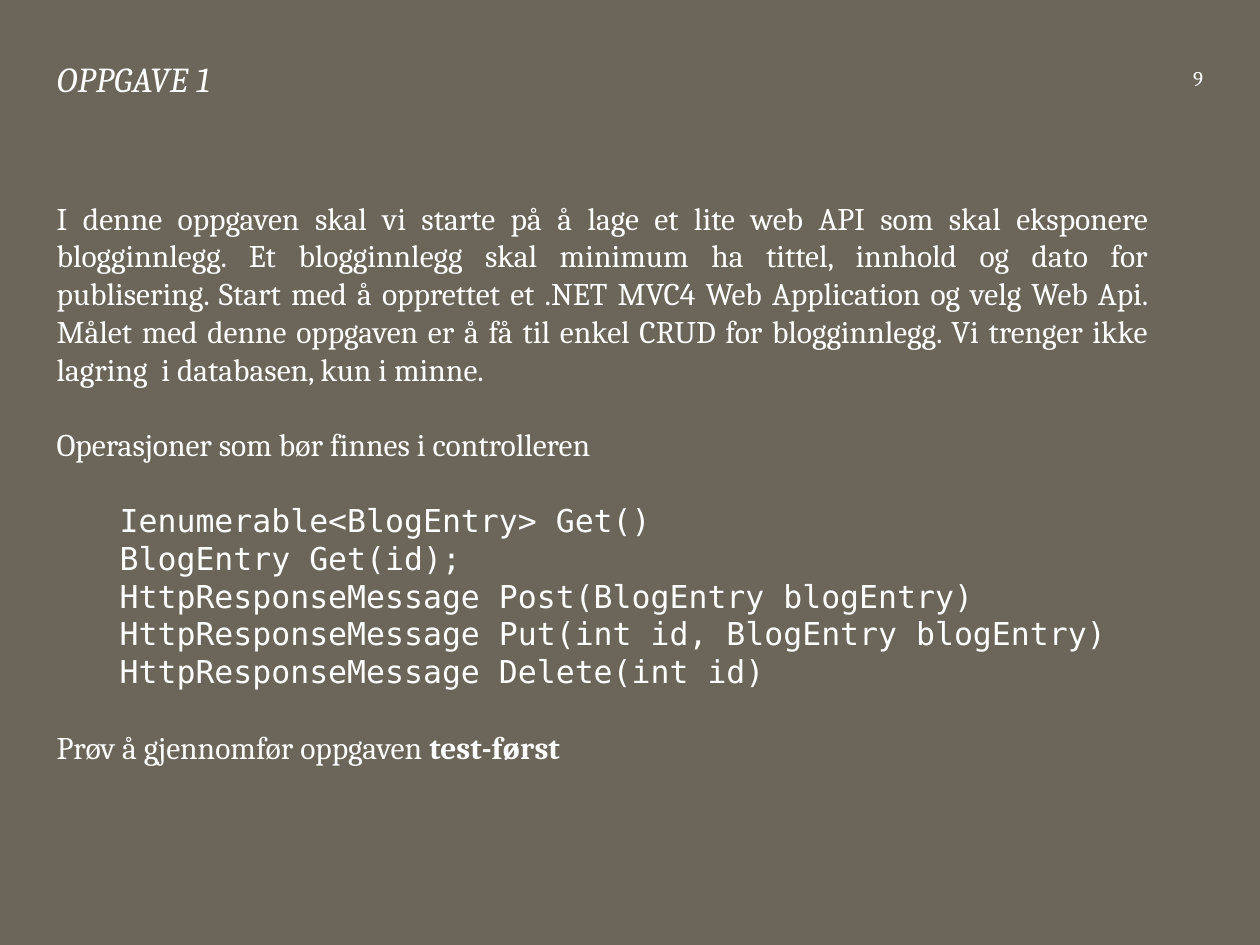
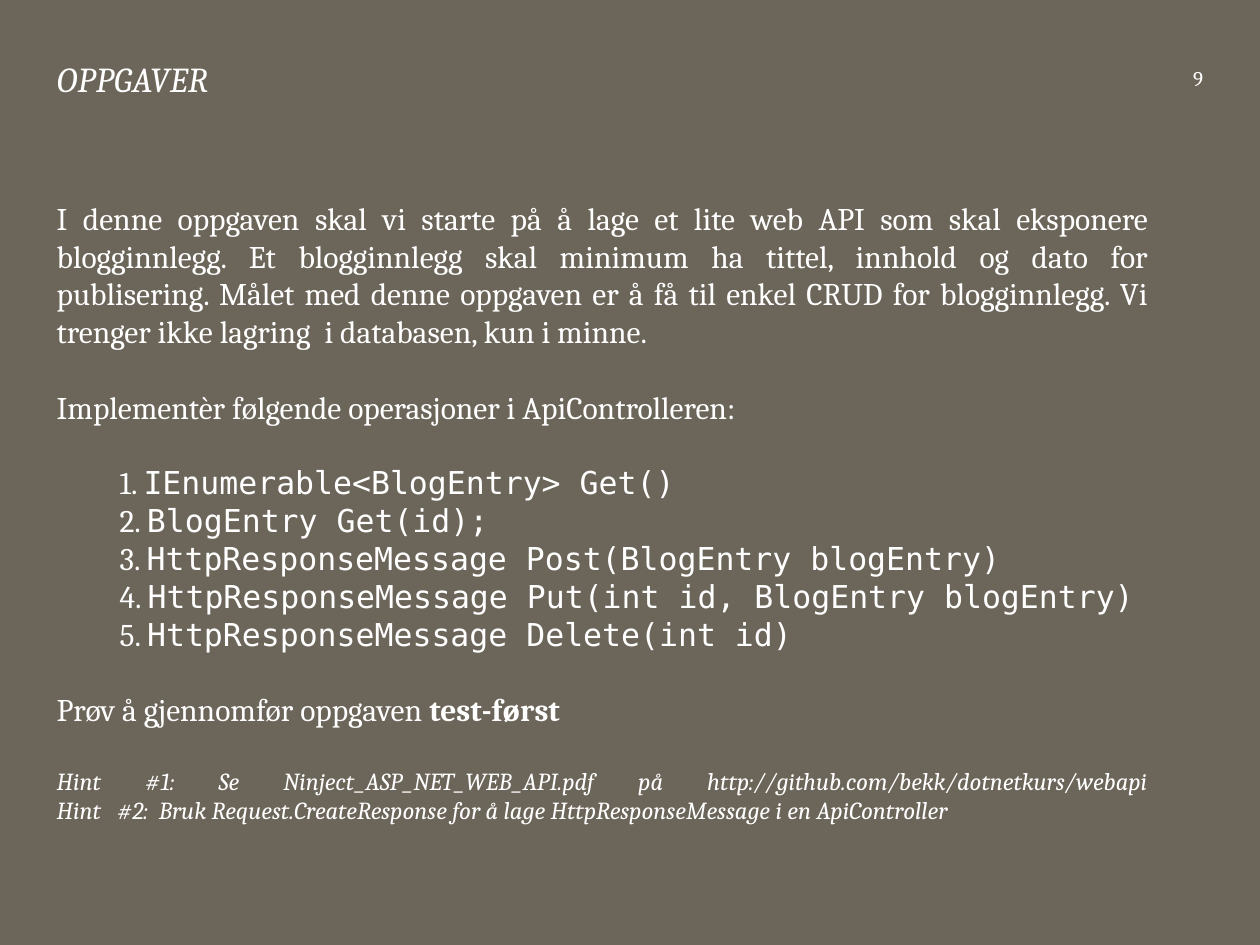
Before and after one commit to bekk/dotnetkurs, a slide deck: slide 9 of webapi/WebAPI.pptx. Drawn at 1260x945 pixels with LibreOffice and Linux fonts; fonts in the diff are those of the drawing. Boxes give left, top, right and bottom in pixels: in the first picture for what was removed or moved away, otherwise in the second. Text is boxed around its words. In the diff, an @@ line names an element or a change of style, - is before the commit and + after.

```diff
--- a/webapi/WebAPI.pptx
+++ b/webapi/WebAPI.pptx
@@ title at <box>57,68,208,93</box>: text changed @@
-OPPGAVE 1
+OPPGAVER
@@ text at <box>57,208,1148,653</box>: text changed @@
-I denne oppgaven skal vi starte på å lage et lite web API som skal eksponere blogginnlegg. Et blogginnlegg skal minimum ha tittel, innhold og dato for publisering. Start med å opprettet et .NET MVC4 Web Application og velg Web Api. Målet med denne oppgaven er å få til enkel CRUD for blogginnlegg. Vi trenger ikke lagring i databasen, kun i minne.
-Operasjoner som bør finnes i controlleren
-Ienumerable<BlogEntry> Get()
-BlogEntry Get(id);
-HttpResponseMessage Post(BlogEntry blogEntry)
-HttpResponseMessage Put(int id, BlogEntry blogEntry)
-HttpResponseMessage Delete(int id)
+I denne oppgaven skal vi starte på å lage et lite web API som skal eksponere blogginnlegg. Et blogginnlegg skal minimum ha tittel, innhold og dato for publisering. Målet med denne oppgaven er å få til enkel CRUD for blogginnlegg. Vi trenger ikke lagring i databasen, kun i minne.
+Implementèr følgende operasjoner i ApiControlleren:
+1. IEnumerable<BlogEntry> Get()
+2. BlogEntry Get(id);
+3. HttpResponseMessage Post(BlogEntry blogEntry)
+4. HttpResponseMessage Put(int id, BlogEntry blogEntry)
+5. HttpResponseMessage Delete(int id)
@@ text at <box>57,773,1147,825</box>: paragraph added @@
+Hint #1: Se Ninject_ASP_NET_WEB_API.pdf på http://github.com/bekk/dotnetkurs/webapi
+Hint #2: Bruk Request.CreateResponse for å lage HttpResponseMessage i en ApiController
```
Also in this commit, not shown: 3 other slides changed.
